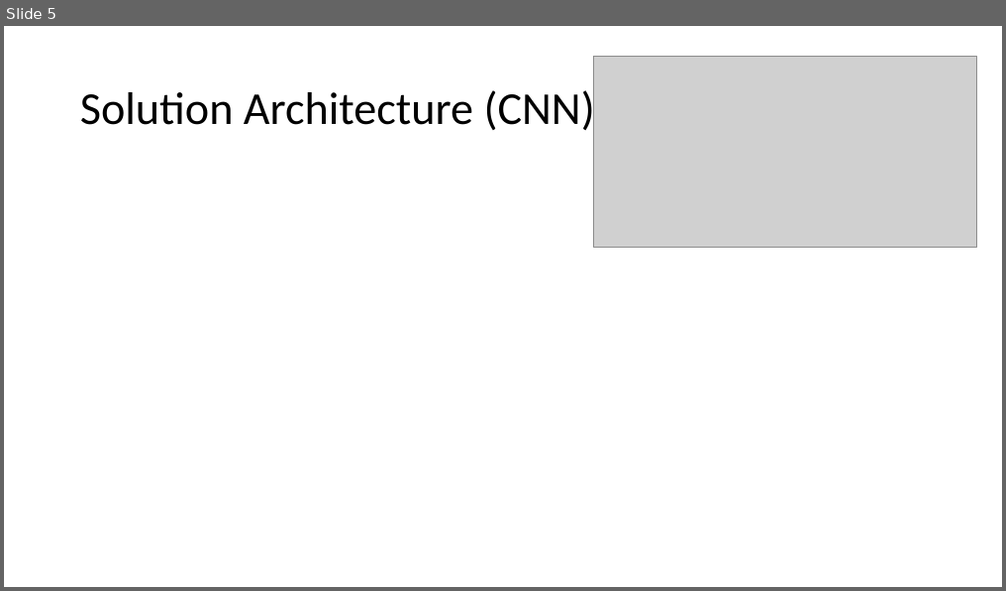
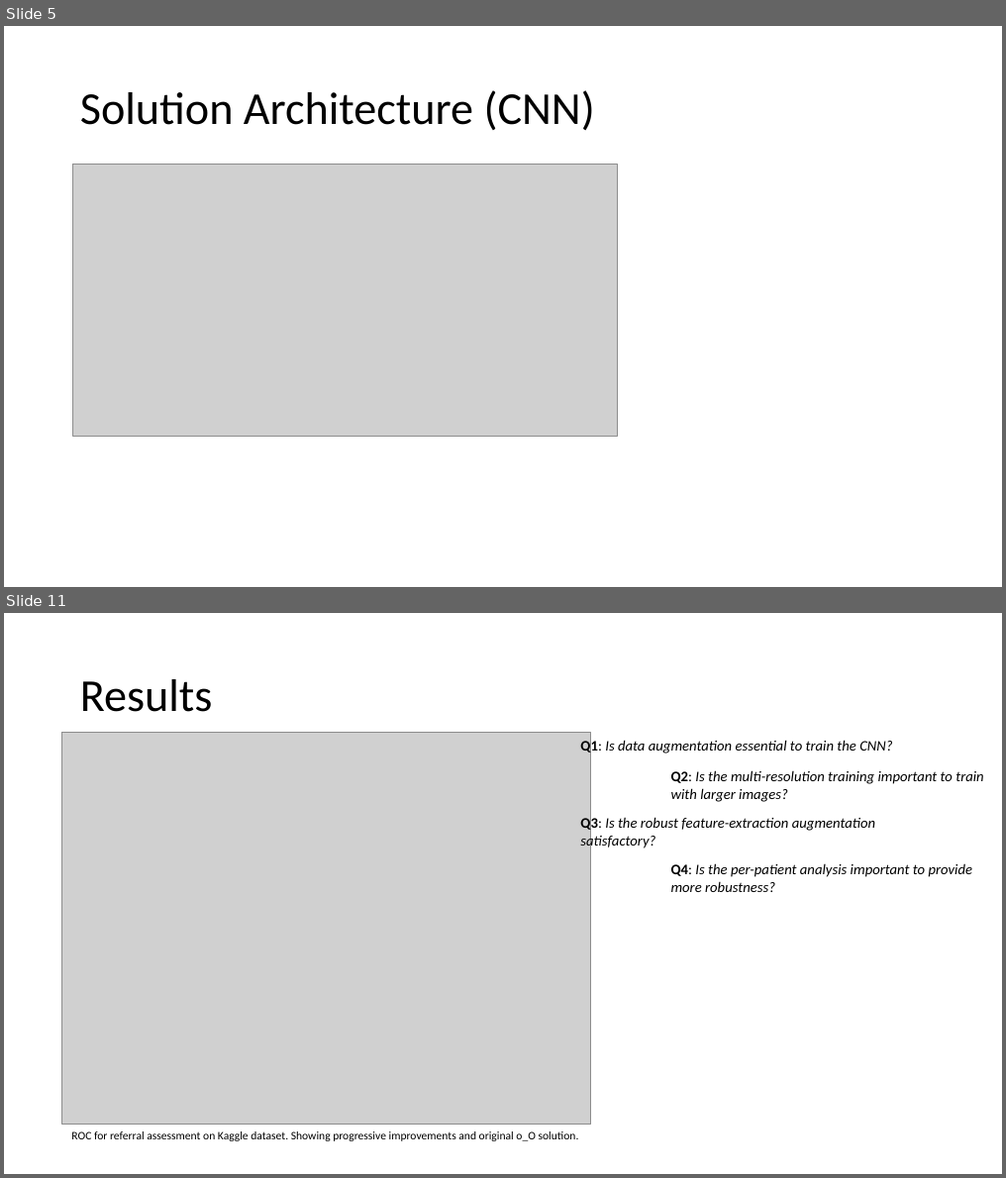
Before and after one commit to MorganMWJ/sem1020-paper-presentations, a slide deck: dr_slides.pptx. Shown one above the other, each under a label of ours: slide 5 before the commit, slides 5 and 11 after it; the slides between them are not shown. The pictures are 1006x591 and 1006x1178 pixels, drawn with LibreOffice and Linux fonts; fonts in the diff are those of the drawing; grey boxes stand for pictures. Boxes give left, top, right and bottom in pixels: in the first picture for what was removed or moved away, otherwise in the second. Text is boxed around its words. In the diff, an @@ line names an element or a change of style, - is before the commit and + after.

Commit message:
Added images and updates

```diff
--- a/dr_slides.pptx
+++ b/dr_slides.pptx
@@ slide 11 added at bbox=[4, 613, 1002, 1174], background #FFFFFF @@
@@ title added at bbox=[80, 679, 213, 712], 44 pt, text #000000 @@
+Results
@@ picture added at bbox=[62, 733, 591, 1125] @@
@@ text added at bbox=[580, 738, 892, 755], 14 pt, text #000000, italic @@
+Q1: Is data augmentation essential to train the CNN?
@@ text added at bbox=[671, 770, 983, 802], 14 pt, text #000000, italic @@
+Q2: Is the multi-resolution training important to train with larger images?
@@ text added at bbox=[580, 816, 875, 850], 14 pt, text #000000, italic @@
+Q3: Is the robust feature-extraction augmentation satisfactory?
@@ text added at bbox=[671, 863, 973, 892], 14 pt, text #000000, italic @@
+Q4: Is the per-patient analysis important to provide more robustness?
@@ text added at bbox=[71, 1132, 579, 1142], 11 pt, text #000000 @@
+ROC for referral assessment on Kaggle dataset. Showing progressive improvements and original o_O solution.
@@ slide 5 changed as well @@
@@ picture: place and size @@
-picture at bbox=[593, 56, 976, 247]
+picture at bbox=[73, 165, 618, 436]
```
Also in this commit, not shown: 4 other slides changed, 5 other slides added, 2 slides removed, 4 other files.
